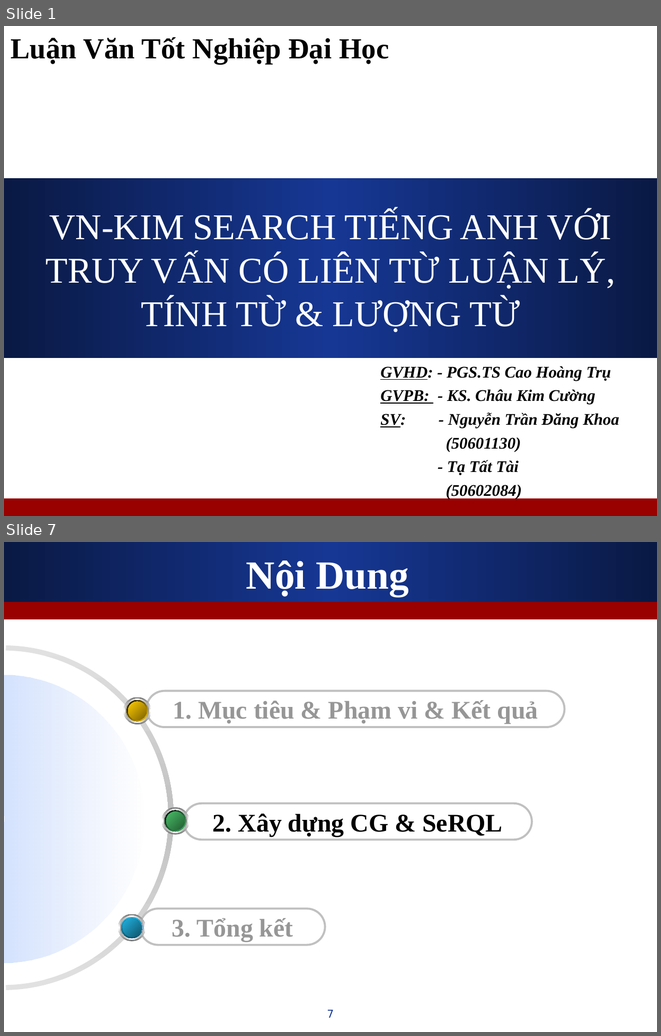
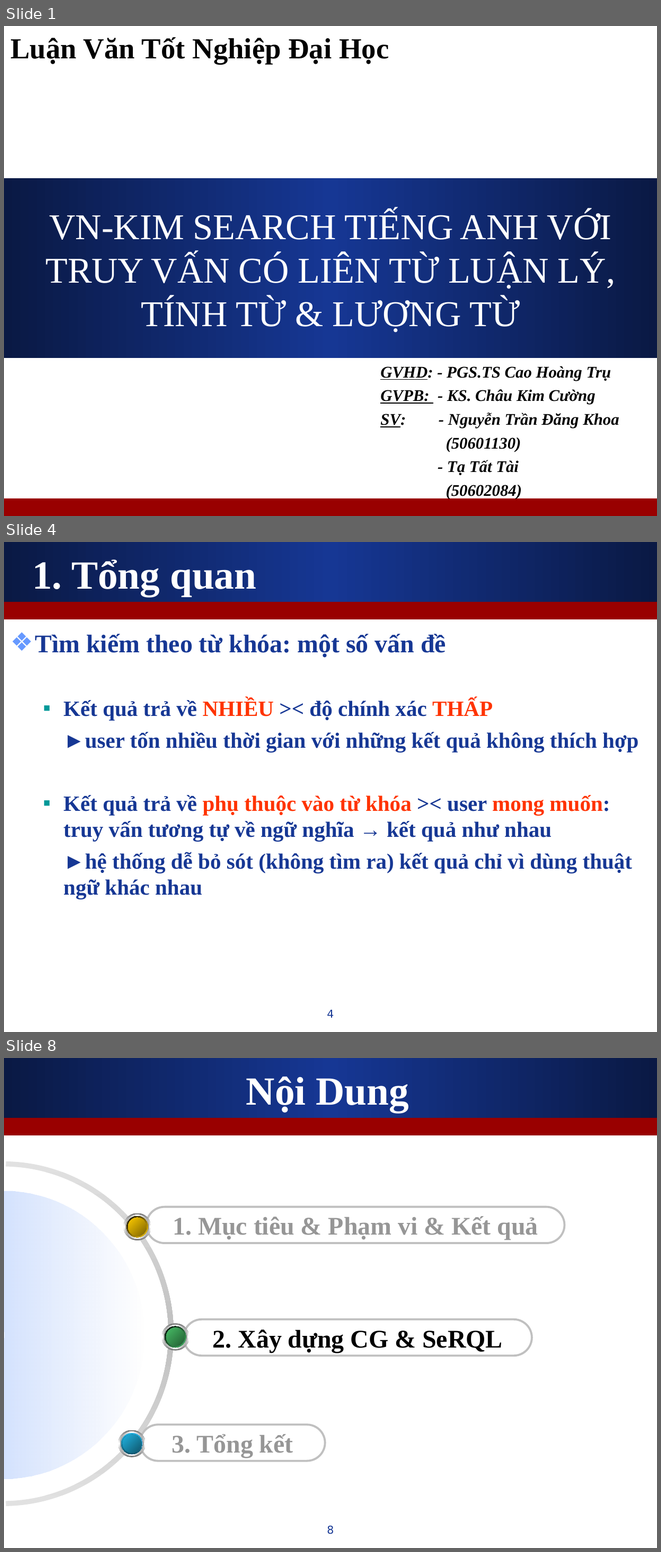
Before and after one commit to leaderwing/kt-kimres, a slide deck: note/[Thesis] Presentation.ppt. Shown one above the other, each under a label of ours: slides 1 and 7 before the commit, slides 1, 4 and 8 after it; the slides between them are not shown. The pictures are 661x1036 and 661x1552 pixels, drawn with LibreOffice and Linux fonts; fonts in the diff are those of the drawing; background and template pictures are left out. Boxes give left, top, right and bottom in pixels: in the first picture for what was removed or moved away, otherwise in the second. Text is boxed around its words. In the diff, an @@ line names an element or a change of style, - is before the commit and + after.

```diff
--- a/note/[Thesis] Presentation.ppt
+++ b/note/[Thesis] Presentation.ppt
@@ slide 4 added at <box>4,542,657,1032</box>, background #FFFFFF; not listed: 2 template elements that a slide beside it also shows @@
@@ title added at <box>32,559,256,597</box>, 44 pt, text #FFFFFF, bold @@
+1. Tổng quan
@@ text added at <box>35,634,638,899</box>, 24 pt, text #163794, bold @@
+❖ Tìm kiếm theo từ khóa: một số vấn đề
+  ▪ Kết quả trả về NHIỀU >< độ chính xác THẤP
+  ►user tốn nhiều thời gian với những kết quả không thích hợp
+  ▪ Kết quả trả về phụ thuộc vào từ khóa >< user mong muốn: truy vấn tương tự về ngữ nghĩa → kết quả như nhau
+  ►hệ thống dễ bỏ sót (không tìm ra) kết quả chỉ vì dùng thuật ngữ khác nhau
@@ page number added at <box>327,1009,334,1017</box>, 12 pt, text #163794 @@
+4
@@ what was slide 7 is now slide 8 @@
@@ page number at <box>327,1525,334,1534</box>: text changed @@
-7
+8
```
Also in this commit, not shown: 5 slides changed, 1 other slide added, 1 slide removed.
